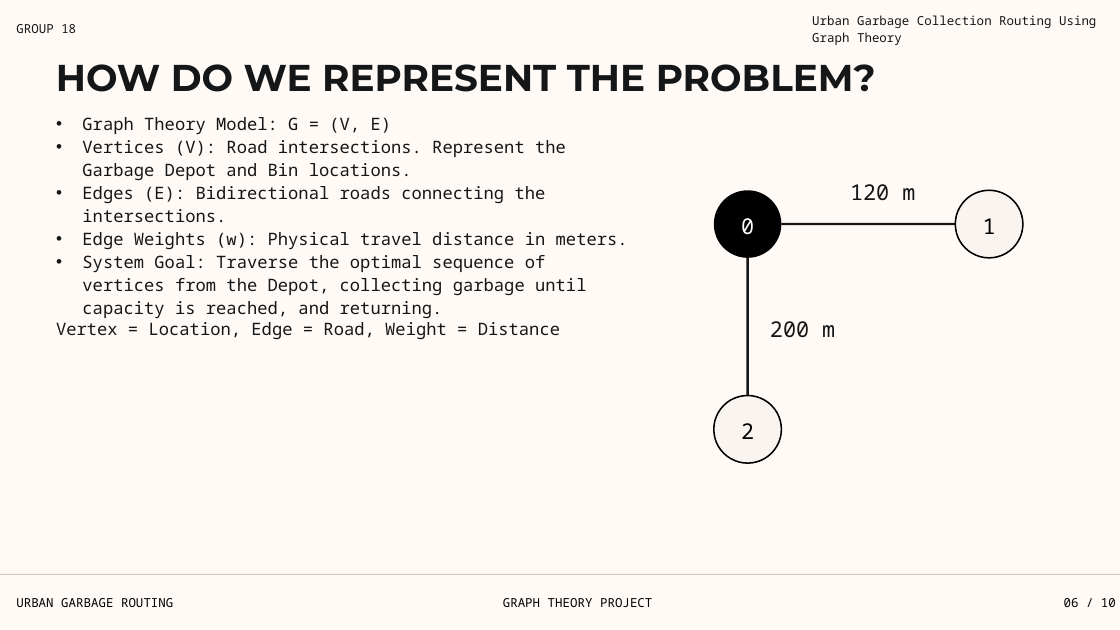
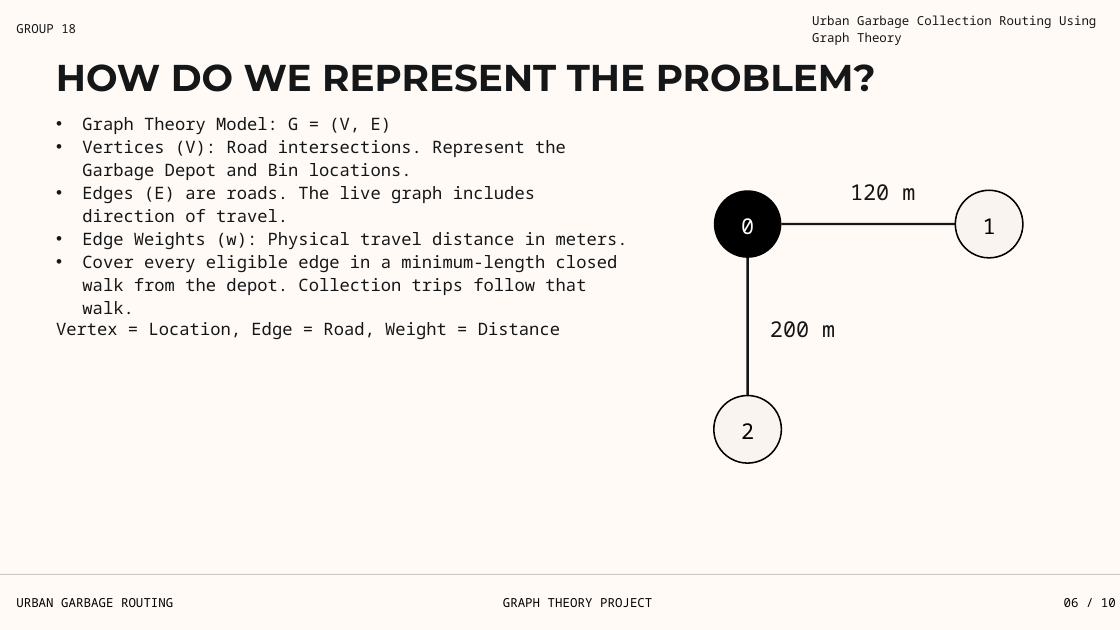
Before and after one commit to kapilupadh/Urban_Garbage_Collection_Routing, a slide deck: slide 6 of Data/Urban Garbage Collection GT.pptx. Drawn at 1120x630 pixels with LibreOffice and Linux fonts; fonts in the diff are those of the drawing; background and template pictures are left out. Boxes give left, top, right and bottom in pixels: in the first picture for what was removed or moved away, otherwise in the second. Text is boxed around its words. In the diff, an @@ line names an element or a change of style, - is before the commit and + after.

```diff
--- a/Data/Urban Garbage Collection GT.pptx
+++ b/Data/Urban Garbage Collection GT.pptx
@@ text at (82, 186, 535, 222): text changed @@
-• Edges (E): Bidirectional roads connecting the intersections.
+• Edges (E) are roads. The live graph includes direction of travel.
@@ text at (82, 255, 618, 314): text changed @@
-• System Goal: Traverse the optimal sequence of vertices from the Depot, collecting garbage until capacity is reached, and returning.
+• Cover every eligible edge in a minimum-length closed walk from the depot. Collection trips follow that walk.
```
Also in this commit, not shown: 9 other slides changed, 28 other files.
